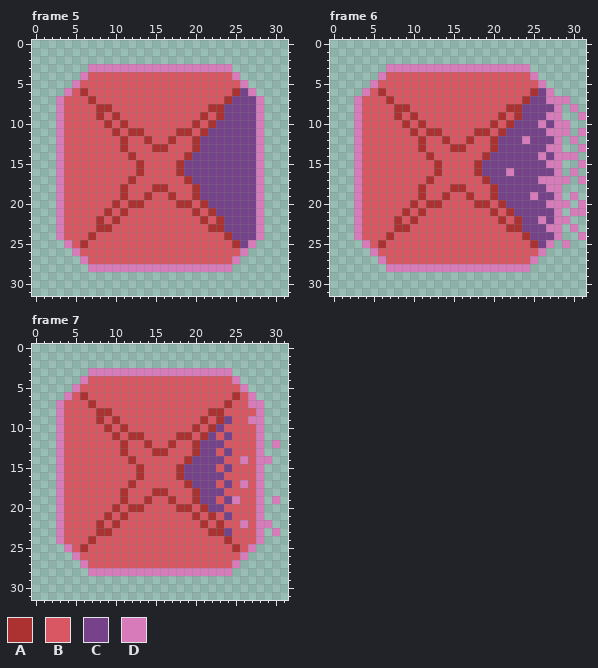
File history of a pixel-art file, Assets/Sprites/cube.ase. That is the earlier state.
32x32 pixels, 7 frames. Shown: frame 5, frame 6, frame 7. The commit also changed other frames, which this record leaves out.
Palette (. is transparent): A #ac3232  B #d95763  C #76428a  D #d77bba
After the commit:
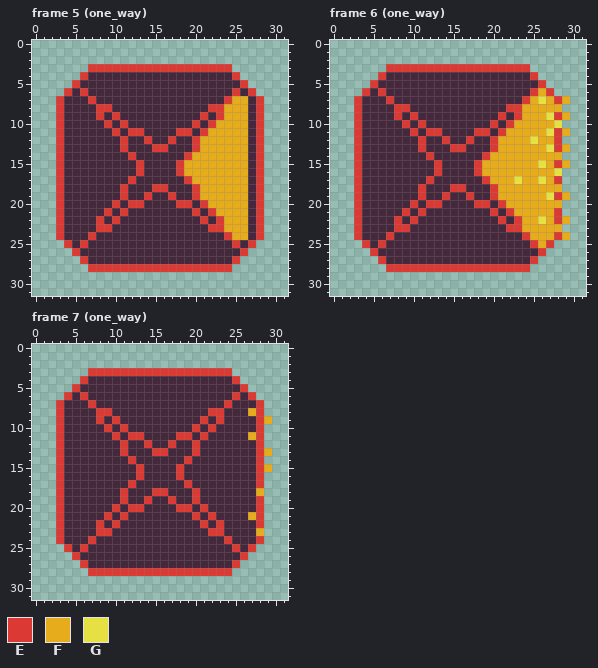
Colours new in this view: E #db3a34  F #e7ac1b  G #e7e042
The exact change:
layer "Diffuse" added
layer "Charge" added
layer "Layer 1" removed
colour B: #d95763 -> #45283c
Changed rows in their new state; - is a pixel that keeps its letter.
Frame 5 (one_way), layers "Charge", "Diffuse":
first column x 3:
 3 ----EEEEEEEEEEEEEEEEEE----
 4 ---E------------------E---
 5 --E--------------------E--
 6 -E-E------------------EBE-
 7 E---E----------------EFFBE
 8 E----EE------------EEFFFBE
 9 E----E-E----------E-EFFFBE
10 E-----E-E--------E-EFFFFBE
11 E------E-EE----EE-EFFFFFBE
12 E-------E--E--E--EFFFFFFBE
13 E-------E---EE---EFFFFFFBE
14 E--------E------EFFFFFFFBE
15 E---------E----EFFFFFFFFBE
16 E---------E----EFFFFFFFFBE
17 E--------E------EFFFFFFFBE
18 E-------E---EE---EFFFFFFBE
19 E-------E--E--E--EFFFFFFBE
20 E------E-EE----EE-EFFFFFBE
21 E-----E-E--------E-EFFFFBE
22 E----E-E----------E-EFFFBE
23 E----EE------------EEFFFBE
24 E---E----------------EFFBE
25 -E-E------------------EBE-
26 --E--------------------E--
27 ---E------------------E---
28 ----EEEEEEEEEEEEEEEEEE----
Frame 6 (one_way):
first column x 3:
 3 ----EEEEEEEEEEEEEEEEEE-------
 4 ---E------------------E------
 5 --E--------------------E-----
 6 -E-E------------------EFE----
 7 E---E----------------EFGFEF--
 8 E----EE------------EEFFFFF-.-
 9 E----E-E----------E-EFFFGEF-.
10 E-----E-E--------E-EFFFFFG.--
11 E------E-EE----EE-EFFFFFGEF-.
12 E-------E--E--E--EFFFFGFFE-.-
13 E-------E---EE---EFFFFFFGEF-.
14 E--------E------EFFFFFFFFF..-
15 E---------E----EFFFFFFFGFEF-.
16 E---------E----EFFFFFFFFFG-.-
17 E--------E------EFFFGFFGFE.-.
18 E-------E---EE---EFFFFFFFF---
19 E-------E--E--E--EFFFFFFGEF.-
20 E------E-EE----EE-EFFFFFFF.-.
21 E-----E-E--------E-EFFFFFE-..
22 E----E-E----------E-EFFGFEF--
23 E----EE------------EEFFFFF-.-
24 E---E----------------EFFFEF-.
25 -E-E------------------EFE-.--
26 --E--------------------E-----
27 ---E------------------E------
28 ----EEEEEEEEEEEEEEEEEE-------
Frame 7 (one_way):
first column x 3:
 3 ----EEEEEEEEEEEEEEEEEE------
 4 ---E------------------E-----
 5 --E--------------------E----
 6 -E-E------------------E-E---
 7 E---E----------------E--BE--
 8 E----EE------------EE---FE--
 9 E----E-E----------E-EB--BEF-
10 E-----E-E--------E-EB----E--
11 E------E-EE----EE-EB-B--FE--
12 E-------E--E--E--EBBB----E-.
13 E-------E---EE---EBB-B---EF-
14 E--------E------EBBBB--B-E.-
15 E---------E----EBBBB-B---EF-
16 E---------E----EBBBBB----E--
17 E--------E------EBBB-B-B-E--
18 E-------E---EE---EBBB----F--
19 E-------E--E--E--EBB-BB--E-.
20 E------E-EE----EE-EBB----E--
21 E-----E-E--------E-E-B--FE--
22 E----E-E----------E-E--B-E.-
23 E----EE------------EEB---F-.
24 E---E----------------E---E--
25 -E-E------------------E-E---
26 --E--------------------E----
27 ---E------------------E-----
28 ----EEEEEEEEEEEEEEEEEE------
